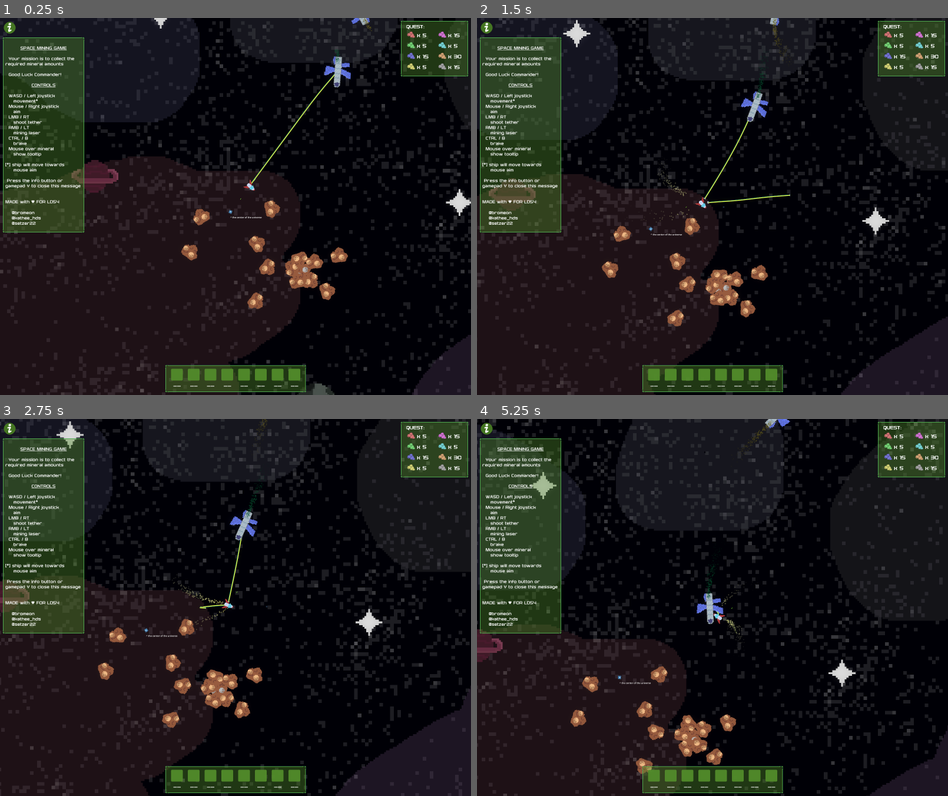
Above: before the commit, frames 1-4 (two rows, left to right).
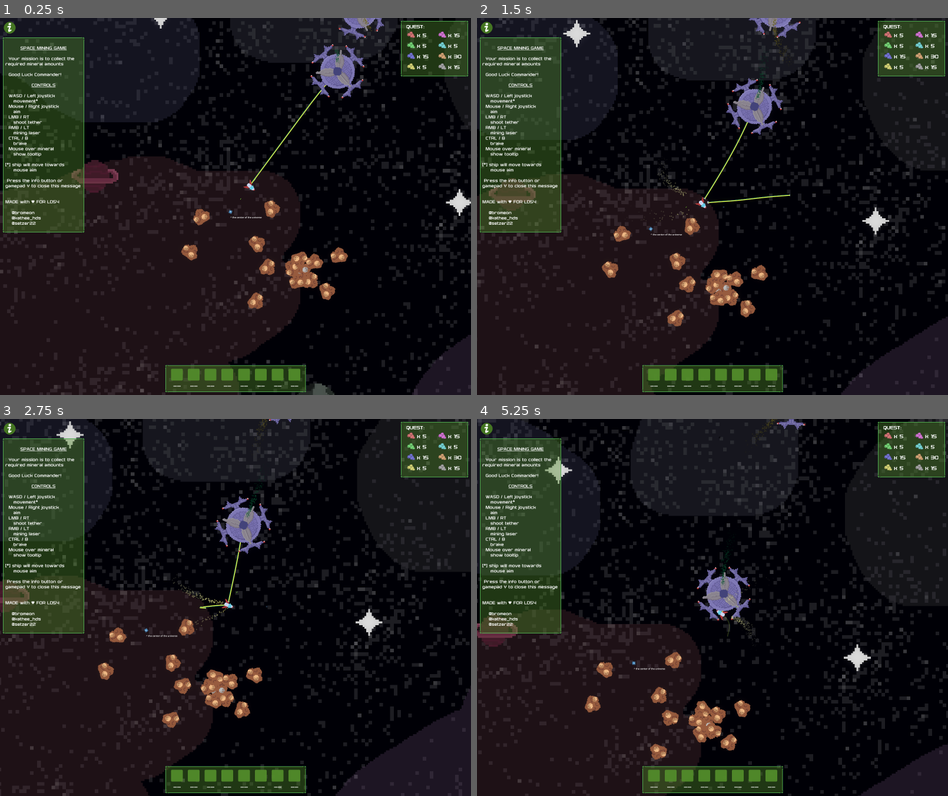
Above: after the commit, the same moments.

Repository: Bromeon/LudumDare54
Game: Godot game, scene res://Scenes/Main/Main.tscn
The game is run twice, just before and just after one commit, with the same random seed, the same clock (stepped at 60 frames per second) and the same inputs. The engine's default icon, where the game draws it, is replaced by a stand-in: a white triangle on a blue panel in a dark square.
Inputs (mouse positions are in pixels of both pictures, inside the frame that each line leads up to):
- Up to frame 1 (0.25 s): no input
- Up to frame 2 (1.5 s): move the mouse to (816, 187) at 0.52 s; hold D (Right) 0.53-1.28 s; hold Right mouse button (ShootLaser) 0.53-1.28 s; click (816, 187) at 0.67 s; move the mouse to (618, 225) at 1.27 s; hold Ctrl (Brake) from 1.28 s (still down); tap Space (ShootTether) at 1.35 s
- Up to frame 3 (2.75 s): move the mouse to (282, 524) at 2.02 s; release Ctrl (Brake) at 2.03 s; hold D (Right) from 2.03 s (still down); hold Right mouse button (ShootLaser) from 2.03 s (still down)
- Up to frame 4 (5.25 s): move the mouse to (688, 682) at 2.77 s; release D (Right) at 2.78 s; release Right mouse button (ShootLaser) at 2.78 s; hold W (Up) 2.78-3.53 s; tap Space (ShootTether) at 2.85, 4.35 s; click (688, 682) at 2.92 s; move the mouse to (853, 664) at 3.52 s; hold Right mouse button (ShootLaser) 3.53-4.28 s; hold A (Left) 3.53-5.03 s; move the mouse to (571, 550) at 4.27 s; move the mouse to (736, 607) at 5.02 s; hold Ctrl (Brake) from 5.03 s (still down); hold Right mouse button (ShootLaser) from 5.03 s (still down); click (736, 607) at 5.17 s

The runs differ from the first frame. In frame 1, 1.1% of the frame differs, in the area x 65-82%, y 0-22%; in frame 2, 1.1%; in frame 3, 0.9%; in frame 4, 17%, in the area x 0-100%, y 0-100%.

Commit message:
New station V2

Diff:
--- a/Scenes/SupplyShip/SupplyShipSprite.tscn
+++ b/Scenes/SupplyShip/SupplyShipSprite.tscn
@@ -1,20 +1,14 @@
-[gd_scene load_steps=7 format=3 uid="uid://ci31wbu1otvju"]
+[gd_scene load_steps=5 format=3 uid="uid://ci31wbu1otvju"]
 
-[ext_resource type="Texture2D" uid="uid://qog02k4u68l7" path="res://Assets/Sprites/Station_V1.png" id="1_iqk0l"]
 [ext_resource type="Shader" path="res://Scenes/SupplyShip/SupplyShipSprite.gdshader" id="1_owvj0"]
+[ext_resource type="Texture2D" path="res://Assets/Sprites/Station_V2.png" id="2_x2tow"]
 
 [sub_resource type="ShaderMaterial" id="ShaderMaterial_ktr5l"]
 shader = ExtResource("1_owvj0")
 shader_parameter/hue = 0.0
 
-[sub_resource type="RectangleShape2D" id="RectangleShape2D_gfknw"]
-size = Vector2(59.0004, 212)
-
-[sub_resource type="RectangleShape2D" id="RectangleShape2D_ittw7"]
-size = Vector2(58.5, 28.5001)
-
-[sub_resource type="RectangleShape2D" id="RectangleShape2D_4mge8"]
-size = Vector2(69.9998, 57.0002)
+[sub_resource type="CircleShape2D" id="CircleShape2D_7a6nt"]
+radius = 119.017
 
 [node name="Ship" type="Node2D"]
 rotation = 1.5708
@@ -25,24 +19,11 @@
 material = SubResource("ShaderMaterial_ktr5l")
 rotation = 2.39285
 scale = Vector2(6, 6)
-texture = ExtResource("1_iqk0l")
+texture = ExtResource("2_x2tow")
 
 [node name="StaticBody2D" type="StaticBody2D" parent="."]
 collision_layer = 3
 collision_mask = 0
 
 [node name="CollisionShape2D" type="CollisionShape2D" parent="StaticBody2D"]
-position = Vector2(4.50018, -5.00002)
-shape = SubResource("RectangleShape2D_gfknw")
-
-[node name="CollisionShape2D2" type="CollisionShape2D" parent="StaticBody2D"]
-position = Vector2(-52.2499, 45.2501)
-shape = SubResource("RectangleShape2D_ittw7")
-
-[node name="CollisionShape2D3" type="CollisionShape2D" parent="StaticBody2D"]
-position = Vector2(-55.0001, -15.4998)
-shape = SubResource("RectangleShape2D_4mge8")
-
-[node name="CollisionShape2D4" type="CollisionShape2D" parent="StaticBody2D"]
-position = Vector2(53, 3.99981)
-shape = SubResource("RectangleShape2D_4mge8")
+shape = SubResource("CircleShape2D_7a6nt")
Binary file added: Assets/Sprites/Station_V2.aseprite
Binary file added: Assets/Sprites/Station_V2.png
Not shown, added: Assets/Sprites/Station_V2.png.import
Not shown: 1 places in Scenes/Main/Main.tscn that only renumber resources
